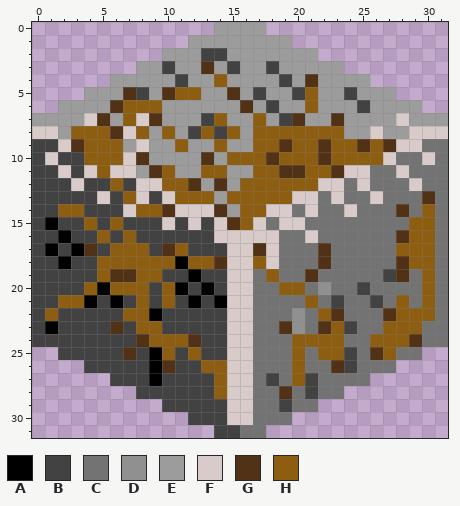
Pixel-art sprite, stored at assets/iron/iron3.png. Above is the file before it was changed.
The file is 32x32 pixels. Colours within 5 levels of each other are drawn and written as one.
Palette (. is transparent): A #000000  B #424242  C #737373  D #909090  E #9c9c9c  F #dacbcb  G #513216  H #8d5e11
After the commit:
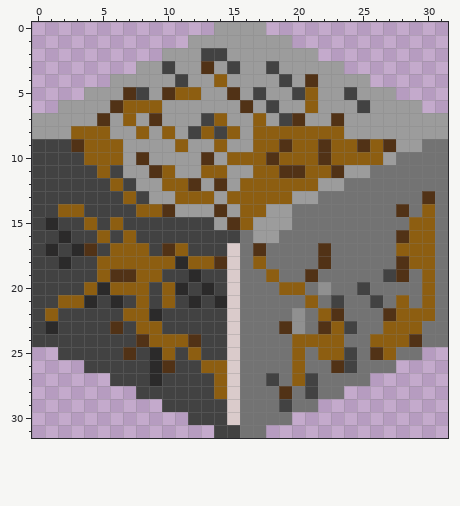
From old to new:
colour A: #000000 -> #2b2a2a
y 7: x 4 F -> E; x 8 F -> E; x 28 F -> E
y 8: x 0..1 FF -> EE; x 6..7 GF -> EE; x 26 F -> E; x 29..31 FFF -> EEE
y 9: x 2 F -> B; x 8 F -> E; x 28..29 FF -> EE
y 10: x 1 F -> B; x 7 F -> E; x 27 F -> E; x 30 F -> C
y 11: x 2 F -> B; x 4 F -> B; x 6..7 FF -> BE; x 24..25 FF -> EE; x 28 F -> C
y 12: x 3 F -> B; x 8..9 FF -> EE; x 22..23 FF -> EE; x 25 F -> C; x 29 F -> C
y 13: x 5 F -> B; x 8..10 FBF -> BEE; x 20..21 FF -> EE; x 23 F -> C; x 26 F -> C
y 14: x 7 F -> B; x 11..13 FFF -> EEE; x 18..19 FF -> EE; x 21 F -> C; x 24 F -> C
y 15: x 10 F -> B; x 12 F -> B; x 14 F -> E; x 17..20 FCFF -> EEEC
y 16: x 14..18 FFFFF -> BBCEE; x 21 F -> C
y 17..18: x 16 F -> C; x 18 F -> C
y 19..30: x 16 F -> C
Boxes around the changes in both pictures, in picture pixels (x1, y1, x2, y2):
changed: (32, 113, 448, 425)
